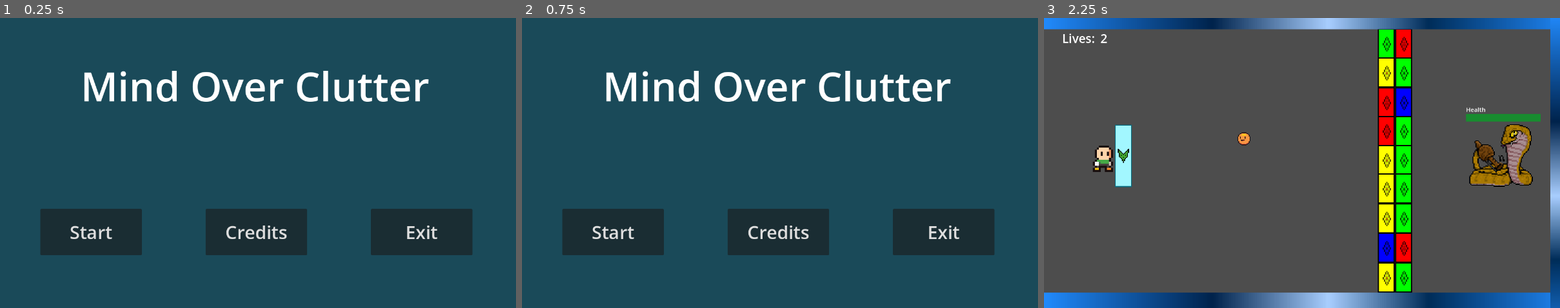
Above: before the commit, frames 1-3 (left to right).
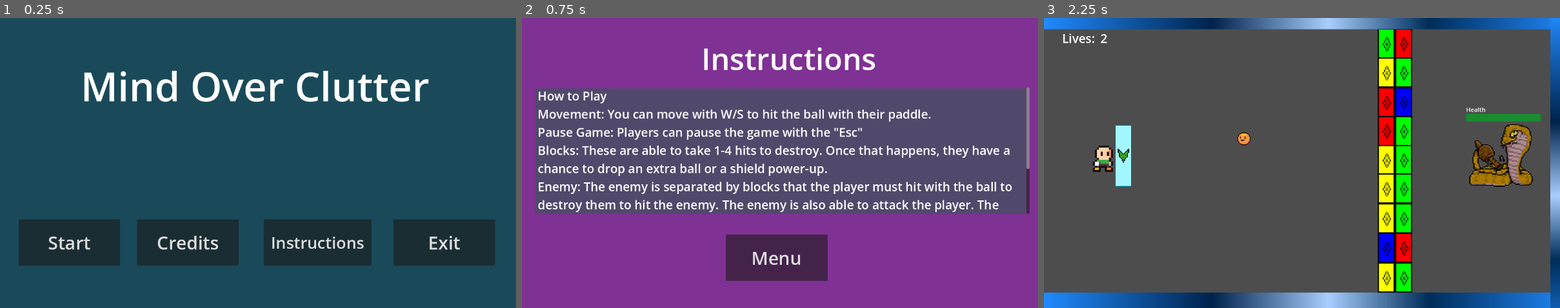
Above: after the commit, the same moments.

Repository: PoweredDevState/MindOverClutter
Game: Godot game, scene res://Scenes/Menus/main_menu.tscn
Two runs of this game, one before a commit and one after it. Both use one fixed random seed, a clock stepped at 60 frames per second and the inputs below. Sound files missing from this copy of the repository are replaced by a short silence.
Inputs (mouse positions are in pixels of both pictures, inside the frame that each line leads up to):
- Up to frame 1 (0.25 s): no input
- Up to frame 2 (0.75 s): click (841, 241) at 0.5 s, where only the run after the commit has a clickable "Instructions"
- Up to frame 3 (2.25 s): click (1296, 258) at 1.25 s, where only the run after the commit has a clickable "Menu"; click "Start" at 2 s

The runs differ from the first frame. In frame 1, 11% of the frame differs, in the area x 3-96%, y 65-86%; in frame 2, 100%, in the area x 0-100%, y 0-100%; in frame 3, nothing differs.

Commit message:
Made instructions scene and playtest build

Diff:
--- a/Scenes/Menus/credits_scene.tscn
+++ b/Scenes/Menus/credits_scene.tscn
@@ -1,6 +1,6 @@
 [gd_scene load_steps=5 format=3 uid="uid://c0v2vjcfd7700"]
 
-[ext_resource type="Script" path="res://Scripts/credits_scene.gd" id="1_mxocw"]
+[ext_resource type="Script" path="res://Scripts/other_menu_scene.gd" id="1_mxocw"]
 [ext_resource type="PackedScene" uid="uid://16wowo6lktx2" path="res://Scenes/Menus/main_menu.tscn" id="2_pv4oh"]
 
 [sub_resource type="LabelSettings" id="LabelSettings_nddws"]
@@ -9,7 +9,7 @@
 [sub_resource type="LabelSettings" id="LabelSettings_mkh6k"]
 font_size = 30
 
-[node name="CreditsScene" type="Control"]
+[node name="CreditsScene" type="Control" node_paths=PackedStringArray("menuButton")]
 layout_mode = 3
 anchors_preset = 15
 anchor_right = 1.0
@@ -19,6 +19,7 @@
 script = ExtResource("1_mxocw")
 menuFilePath = "res://Scenes/Menus/main_menu.tscn"
 menuScene = ExtResource("2_pv4oh")
+menuButton = NodePath("MenuButton")
 
 [node name="Background" type="ColorRect" parent="."]
 layout_mode = 0
@@ -94,5 +95,3 @@
 offset_bottom = 653.0
 theme_override_font_sizes/font_size = 45
 text = "Menu"
-
-[connection signal="pressed" from="MenuButton" to="." method="_on_menu_button_pressed"]
--- /dev/null
+++ b/Scenes/Menus/instructions_scene.tscn
@@ -0,0 +1,82 @@
+[gd_scene load_steps=5 format=3 uid="uid://dy7go5k660x18"]
+
+[ext_resource type="Script" path="res://Scripts/other_menu_scene.gd" id="1_nceak"]
+[ext_resource type="PackedScene" uid="uid://16wowo6lktx2" path="res://Scenes/Menus/main_menu.tscn" id="2_2882g"]
+
+[sub_resource type="LabelSettings" id="LabelSettings_nddws"]
+font_size = 75
+
+[sub_resource type="LabelSettings" id="LabelSettings_mkh6k"]
+font_size = 30
+
+[node name="InstructionsScene" type="Control" node_paths=PackedStringArray("menuButton")]
+layout_mode = 3
+anchors_preset = 15
+anchor_right = 1.0
+anchor_bottom = 1.0
+grow_horizontal = 2
+grow_vertical = 2
+script = ExtResource("1_nceak")
+menuFilePath = "res://Scenes/Menus/main_menu.tscn"
+menuScene = ExtResource("2_2882g")
+menuButton = NodePath("MenuButton")
+
+[node name="Background" type="ColorRect" parent="."]
+layout_mode = 0
+offset_right = 1280.0
+offset_bottom = 720.0
+color = Color(0.50228, 0.1914, 0.58, 1)
+
+[node name="Title" type="Label" parent="."]
+layout_mode = 0
+offset_left = 445.0
+offset_top = 39.0
+offset_right = 796.0
+offset_bottom = 161.0
+text = "Instructions"
+label_settings = SubResource("LabelSettings_nddws")
+horizontal_alignment = 1
+vertical_alignment = 1
+
+[node name="ScrollContainerBackground" type="ColorRect" parent="."]
+layout_mode = 0
+offset_left = 32.0
+offset_top = 175.0
+offset_right = 1251.0
+offset_bottom = 486.0
+color = Color(0.2176, 0.34, 0.33184, 0.643137)
+
+[node name="ScrollContainer" type="ScrollContainer" parent="."]
+layout_mode = 0
+offset_left = 39.0
+offset_top = 172.0
+offset_right = 1259.0
+offset_bottom = 486.0
+horizontal_scroll_mode = 0
+
+[node name="VBoxContainer" type="VBoxContainer" parent="ScrollContainer"]
+layout_mode = 2
+size_flags_horizontal = 3
+size_flags_vertical = 3
+
+[node name="Label" type="Label" parent="ScrollContainer/VBoxContainer"]
+custom_minimum_size = Vector2(1, 1)
+layout_mode = 2
+text = "How to Play
+Movement: You can move with W/S to hit the ball with their paddle.
+Pause Game: Players can pause the game with the \"Esc\"
+Blocks: These are able to take 1-4 hits to destroy. Once that happens, they have a chance to drop an extra ball or a shield power-up.
+Enemy: The enemy is separated by blocks that the player must hit with the ball to destroy them to hit the enemy. The enemy is also able to attack the player. The enemy has a healthbar that the player must dwindle down with the ball.
+Shield Power-Up: These allow the player to take multiple hits from attacks. If the player has none and is hit by an attack, the player gets stunned for a few seconds.
+Goal: Beat the 4 levels"
+label_settings = SubResource("LabelSettings_mkh6k")
+autowrap_mode = 2
+
+[node name="MenuButton" type="Button" parent="."]
+layout_mode = 0
+offset_left = 506.0
+offset_top = 538.0
+offset_right = 758.0
+offset_bottom = 653.0
+theme_override_font_sizes/font_size = 45
+text = "Menu"
--- a/Scenes/Menus/main_menu.tscn
+++ b/Scenes/Menus/main_menu.tscn
@@ -14,6 +14,7 @@
 grow_vertical = 2
 script = ExtResource("1_tri5q")
 creditsFilePath = "res://Scenes/Menus/credits_scene.tscn"
+instructionsFilePath = "res://Scenes/Menus/instructions_scene.tscn"
 levelSelectFilePath = "res://Scenes/Menus/level_select.tscn"
 
 [node name="Background" type="ColorRect" parent="."]
@@ -35,31 +36,41 @@
 
 [node name="StartButton" type="Button" parent="."]
 layout_mode = 0
-offset_left = 100.0
-offset_top = 474.0
-offset_right = 352.0
-offset_bottom = 589.0
+offset_left = 46.0
+offset_top = 500.0
+offset_right = 298.0
+offset_bottom = 615.0
 theme_override_font_sizes/font_size = 45
 text = "Start"
 
 [node name="CreditsButton" type="Button" parent="."]
 layout_mode = 0
-offset_left = 510.0
-offset_top = 474.0
-offset_right = 762.0
-offset_bottom = 589.0
+offset_left = 340.0
+offset_top = 500.0
+offset_right = 592.0
+offset_bottom = 615.0
 theme_override_font_sizes/font_size = 45
 text = "Credits"
 
+[node name="InstructionsButton" type="Button" parent="."]
+layout_mode = 0
+offset_left = 653.7
+offset_top = 500.0
+offset_right = 921.7
+offset_bottom = 615.0
+theme_override_font_sizes/font_size = 40
+text = "Instructions"
+
 [node name="ExitButton" type="Button" parent="."]
 layout_mode = 0
-offset_left = 920.0
-offset_top = 474.0
-offset_right = 1172.0
-offset_bottom = 589.0
+offset_left = 976.0
+offset_top = 500.0
+offset_right = 1228.0
+offset_bottom = 615.0
 theme_override_font_sizes/font_size = 45
 text = "Exit"
 
 [connection signal="pressed" from="StartButton" to="." method="_on_start_button_pressed"]
 [connection signal="pressed" from="CreditsButton" to="." method="_on_credits_button_pressed"]
+[connection signal="pressed" from="InstructionsButton" to="." method="_on_instructions_button_pressed"]
 [connection signal="pressed" from="ExitButton" to="." method="_on_exit_button_pressed"]
--- a/Scenes/Screens/lose_screen.tscn
+++ b/Scenes/Screens/lose_screen.tscn
@@ -1,11 +1,11 @@
 [gd_scene load_steps=3 format=3 uid="uid://clvrde8jqq25h"]
 
-[ext_resource type="Script" path="res://Scripts/lose_screen.gd" id="1_k4qlf"]
+[ext_resource type="Script" path="res://Scripts/results_screen.gd" id="1_k4qlf"]
 
 [sub_resource type="LabelSettings" id="LabelSettings_iehe6"]
 font_size = 100
 
-[node name="LoseScreen" type="Control"]
+[node name="LoseScreen" type="Control" node_paths=PackedStringArray("startOverButton", "menuButton")]
 process_mode = 2
 layout_mode = 3
 anchors_preset = 15
@@ -15,6 +15,8 @@
 grow_vertical = 2
 script = ExtResource("1_k4qlf")
 menuSceneFilePath = "res://Scenes/Menus/main_menu.tscn"
+startOverButton = NodePath("RetryButton")
+menuButton = NodePath("MenuButton")
 
 [node name="Background" type="ColorRect" parent="."]
 layout_mode = 0
@@ -50,6 +52,3 @@
 offset_bottom = 589.0
 theme_override_font_sizes/font_size = 45
 text = "Menu"
-
-[connection signal="pressed" from="RetryButton" to="." method="_on_retry_button_pressed"]
-[connection signal="pressed" from="MenuButton" to="." method="_on_menu_button_pressed"]
--- a/Scenes/Screens/win_screen.tscn
+++ b/Scenes/Screens/win_screen.tscn
@@ -1,11 +1,11 @@
 [gd_scene load_steps=3 format=3 uid="uid://d4cvfd3gklfts"]
 
-[ext_resource type="Script" path="res://Scripts/win_screen.gd" id="1_vl5s7"]
+[ext_resource type="Script" path="res://Scripts/results_screen.gd" id="1_40jej"]
 
 [sub_resource type="LabelSettings" id="LabelSettings_iehe6"]
 font_size = 100
 
-[node name="WinScreen" type="Control"]
+[node name="WinScreen" type="Control" node_paths=PackedStringArray("startOverButton", "menuButton")]
 process_mode = 2
 layout_mode = 3
 anchors_preset = 15
@@ -13,8 +13,10 @@
 anchor_bottom = 1.0
 grow_horizontal = 2
 grow_vertical = 2
-script = ExtResource("1_vl5s7")
+script = ExtResource("1_40jej")
 menuSceneFilePath = "res://Scenes/Menus/main_menu.tscn"
+startOverButton = NodePath("RestartButton")
+menuButton = NodePath("MenuButton")
 
 [node name="Background" type="ColorRect" parent="."]
 layout_mode = 0
@@ -50,6 +52,3 @@
 offset_bottom = 589.0
 theme_override_font_sizes/font_size = 45
 text = "Menu"
-
-[connection signal="pressed" from="RestartButton" to="." method="_on_restart_button_pressed"]
-[connection signal="pressed" from="MenuButton" to="." method="_on_menu_button_pressed"]
--- a/Scripts/credits_scene.gd
+++ /dev/null
@@ -1,12 +0,0 @@
-extends Control
-
-@export var menuFilePath : String
-@export var menuScene : PackedScene
-
-#This is called when the menu button is pressed.
-#This function unpauses the game
-#	and changes the current scene to the menu scene
-func _on_menu_button_pressed() -> void:
-	SoundManager.create_sound(SoundResource.SOUND_TYPE.BUTTON_PRESS)
-	get_tree().change_scene_to_file(menuFilePath)
-	#get_tree().change_scene_to_packed(menuScene)
--- a/Scripts/main_menu.gd
+++ b/Scripts/main_menu.gd
@@ -2,6 +2,7 @@
 
 #@export var startGameFilePath : String
 @export var creditsFilePath : String
+@export var instructionsFilePath : String
 @export var levelSelectFilePath : String
 
 '''Scene Switcher Idea
@@ -51,3 +52,9 @@
 	#SoundManager.create_sound(SoundResource.SOUND_TYPE.BUTTON_PRESS)
 
 	get_tree().quit()
+
+
+func _on_instructions_button_pressed() -> void:
+	SoundManager.create_sound(SoundResource.SOUND_TYPE.BUTTON_PRESS)
+
+	get_tree().change_scene_to_file(instructionsFilePath)
--- /dev/null
+++ b/Scripts/other_menu_scene.gd
@@ -0,0 +1,32 @@
+extends Control
+
+@export var menuFilePath : String
+@export var menuScene : PackedScene
+@export var menuButton : Button
+
+
+func _ready() -> void:
+	'''Future Menu Imporvements
+	The bottom if statement is for when
+	I want to have all of the menu scenes,
+	(except for the level select scene and the result and pause screens)
+	have the menu script (This script would be the main_menu script renamed).
+	The level select scene will have the same script as before,
+	but it inherits the menu script
+	The menu script will have a variable for all of the menu buttons
+	and the ready function will check if it is null or not.
+	If it isn't, connect the pressed signal to their respective functions.
+	'''
+
+	if menuButton == null:
+		print("Not Here")
+	else:
+		menuButton.pressed.connect(_on_menu_button_pressed)
+
+#This is called when the menu button is pressed.
+#This function unpauses the game
+#	and changes the current scene to the menu scene
+func _on_menu_button_pressed() -> void:
+	SoundManager.create_sound(SoundResource.SOUND_TYPE.BUTTON_PRESS)
+	get_tree().change_scene_to_file(menuFilePath)
+	#get_tree().change_scene_to_packed(menuScene)
--- a/Scripts/lose_screen.gd
+++ b/Scripts/results_screen.gd
@@ -1,8 +1,9 @@
 extends Control
 
 @export var menuSceneFilePath : String
-var currentSceneFilePath : String
 var firstLevelFilePath : String
+@export var startOverButton : Button
+@export var menuButton : Button
 
 #When the scene is created, get the current scene name for the retry button
 #	and pause the game
@@ -14,13 +15,14 @@
 #	this means that the player can interact with this node
 #	and the buttons in this node.
 func _ready() -> void:
-	currentSceneFilePath = get_tree().current_scene.scene_file_path
 	get_tree().paused = true
 	firstLevelFilePath = GameManager.levelScenePaths[0]
+	startOverButton.pressed.connect(_on_start_over_button_pressed)
+	menuButton.pressed.connect(_on_menu_button_pressed)
 
 #This is called when the retry button is pressed.
 #This function unpauses the game and reloads the current scene
-func _on_retry_button_pressed() -> void:
+func _on_start_over_button_pressed() -> void:
 	get_tree().paused = false
 	SoundManager.create_sound(SoundResource.SOUND_TYPE.BUTTON_PRESS)
 	MusicManager.change_music(MusicResource.MUSIC_TYPE.MAIN_MUSIC)
--- a/Scripts/win_screen.gd
+++ /dev/null
@@ -1,37 +0,0 @@
-extends Control
-
-@export var menuSceneFilePath : String
-var firstLevelFilePath : String
-
-#When the scene is created, pause the game
-#NOTE: When the game is paused,
-#	all other nodes and buttons cannot move or be interacted with.
-#	In the Node section of this node,
-#	the process section has an dropdown called mode.
-#	When the mode is set to "When Paused,"
-#	this means that the player can interact with this node
-#	and the buttons in this node.
-func _ready() -> void:
-	get_tree().paused = true
-	firstLevelFilePath = GameManager.levelScenePaths[0]
-
-#This is called when the restart button is pressed.
-#This function unpauses the game and goes to the first level scene
-func _on_restart_button_pressed() -> void:
-	get_tree().paused = false
-	SoundManager.create_sound(SoundResource.SOUND_TYPE.BUTTON_PRESS)
-	MusicManager.change_music(MusicResource.MUSIC_TYPE.MAIN_MUSIC)
-	GameManager.reset_game()
-	get_tree().change_scene_to_file(firstLevelFilePath)
-	queue_free()
-
-#This is called when the menu button is pressed.
-#This function unpauses the game
-#	and changes the current scene to the menu scene
-func _on_menu_button_pressed() -> void:
-	get_tree().paused = false
-	SoundManager.create_sound(SoundResource.SOUND_TYPE.BUTTON_PRESS)
-	MusicManager.change_music(MusicResource.MUSIC_TYPE.MENU_MUSIC)
-	GameManager.reset_game()
-	get_tree().change_scene_to_file(menuSceneFilePath)
-	queue_free()
